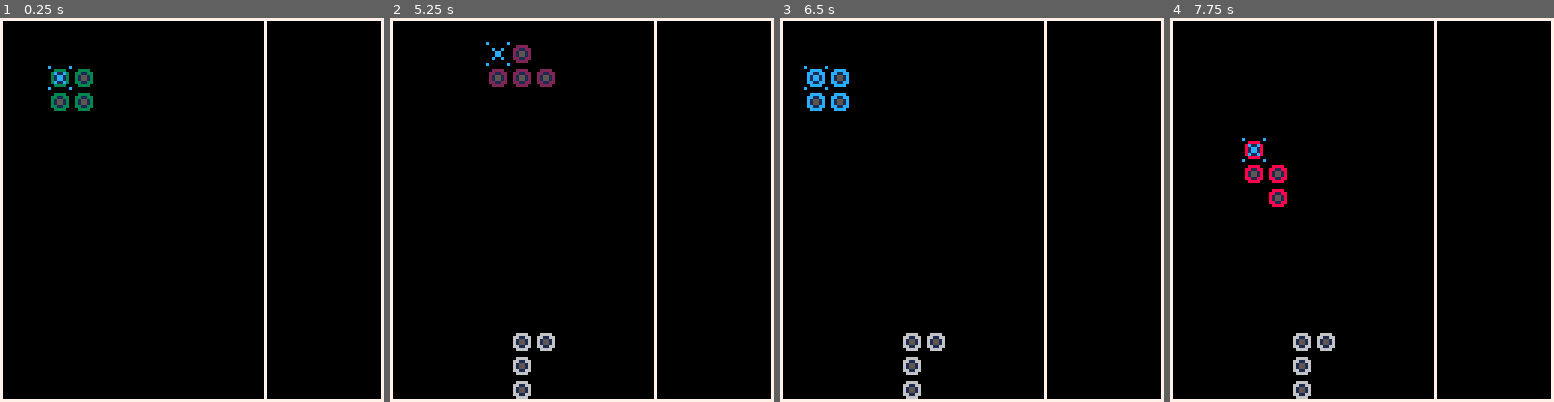
Above: before the commit, frames 1-4 (left to right).
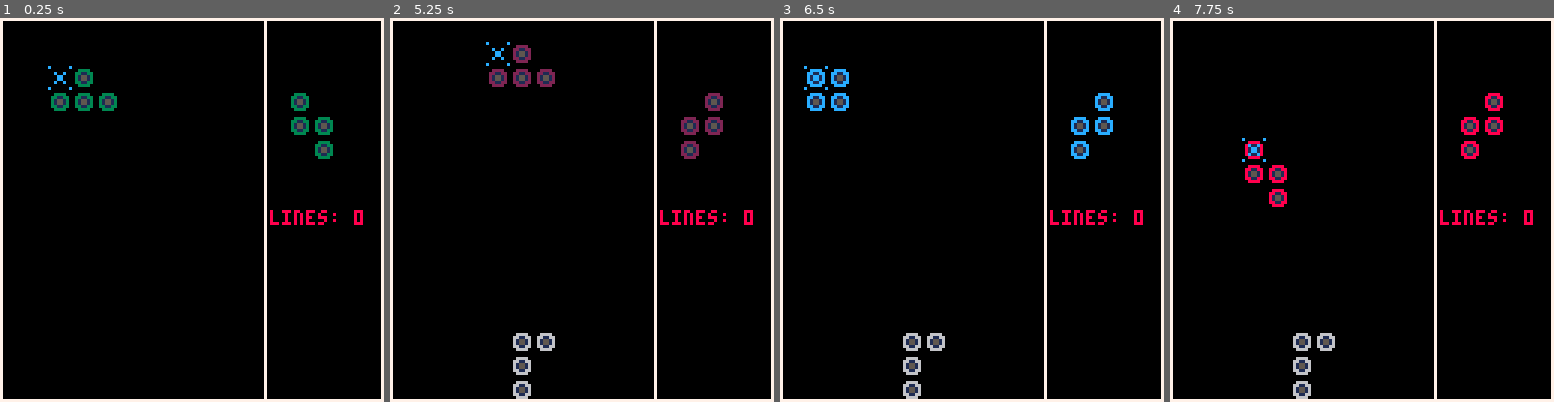
Above: after the commit, the same moments.

Repository: eduszesz/letris
Game: PICO-8 cartridge letris.p8
The game is run twice, just before and just after one commit, with the same random seed, the same clock (stepped at 60 frames per second) and the same inputs.
Inputs:
- Up to frame 1 (0.25 s): no input
- Up to frame 2 (5.25 s): tap O (Z key) at 0.33, 0.7, 1.43, 2.22, 3.1, 3.98, 4.87 s; tap X (X key) at 1.07, 2.07, 2.4, 2.73, 3.07, 3.4, 3.73, 4.07, 4.4, 4.73, 5.07 s; hold Left 1.97-2.37 s; hold Down 2.42-2.82 s; hold Right 2.87-3.53 s; hold Right 4.13-4.53 s; hold Down 4.58-5.08 s; hold Left from 5.13 s (still down)
- Up to frame 3 (6.5 s): tap X (X key) every 0.33 s from 5.4 to 6.4 s; tap O (Z key) at 5.75 s; release Left at 5.8 s; hold Left from 6.23 s (still down)
- Up to frame 4 (7.75 s): release Left at 6.63 s; tap O (Z key) at 6.63, 7.52 s; hold Down 6.68-7.08 s; tap X (X key) every 0.33 s from 6.73 to 7.73 s; hold Right from 7.13 s (still down)

The runs differ from the first frame. In frame 1, 1.5% of the frame differs, in the area x 13-95%, y 13-54%; in frame 2, 1.1%; in frame 3, 1.1%; in frame 4, 1.1%.

Commit message:
movement check and lines

Diff:
--- a/letris.p8
+++ b/letris.p8
@@ -28,15 +28,15 @@
 	cp={p1,p2,p3,p4,p5,p6,p7,p8,
 		p9,p10,p11,p12,p13,p14,p15}
 	co=flr(rnd(15)+1)
-	p=cp[1]
-
+	p=cp[flr(rnd(15)+1)]
+	np=cp[flr(rnd(15)+1)]
+	lines=0
 	-------------------------
 	-- arrays for direction up, down, left, right
 	a_dirx={-1,1,0,0,1,1-1,-1}
 	a_diry={0,0,-1,1,-1,1,1-1}
 	----------------------------
 
-
 end
 
 function _update()
@@ -52,11 +52,13 @@
 		rt=30
 	end
 
-	if btnp(0) and px>2 then
+	if btnp(0) and px>2
+		and (not check_xl())  then
 		px-=8
 	end
 
-	if btnp(1) and px<(88-le()) then
+	if btnp(1) and px<(88-le())
+		and (not check_xr()) then
 		px+=8
 	end
 
@@ -75,15 +77,19 @@
 		end
 	end
 
+	check_lines()
+
 end
 
 function _draw()
 	cls()
 	pal(14,co)
-	draw_p(p)
+	draw_p(p,px,py)
+	draw_p(np,96,24)
 	rect(0,0,127,127,7)
 	rect(0,0,88,127,7)
 	spr(3,px,py)
+	print("lines: "..lines,90,64,8)
 	fix()
 	map()
 
@@ -94,8 +100,9 @@
 	--print("l="..(px+le()),100,110,8)
 end
 
-function draw_p(_p)
+function draw_p(_p,_x,_y)
 	local p=_p
+	local px,py=_x,_y
 	for i=1,#p do
 		for j=1,#p[i] do
 			if p[i][j]==1 then
@@ -168,7 +175,7 @@
 
 function fix()
 	local x,y=px/8,py/8
-	if (he()+py)>120 or check_col() then
+	if (he()+py)>120 or check_y() then
 		for i=1,#p do
 			for j=1,#p[i] do
 				if p[i][j]==1 then
@@ -177,18 +184,19 @@
 			end
 		end
 		px,py=40,8
-		p=cp[flr(rnd(15)+1)]
-	end
-end
-
-function check_col()
+		p=np
+		np=cp[flr(rnd(15)+1)]
+	end
+end
+
+function check_y()
 	local x,y=px/8,py/8
 	for i=1,#p do
 		for j=1,#p[i] do
 			if p[i][j]==1 then
 				for k=1,4 do
 					local dx,dy=a_dirx[k],a_diry[k]
-					if mget(x+(j-1)+dx,y+(i-1)+dy)==2 then
+					if mget(x+(j-1),y+(i-1)+dy)==2 then
 						return true
 					end
 				end
@@ -197,6 +205,52 @@
 	end
 end
 
+function check_xr()
+	local x,y=px/8,py/8
+	for i=1,#p do
+		for j=1,#p[i] do
+			if p[i][j]==1 then
+				local dx=1
+				if mget(x+(j-1)+dx,y+(i-1))==2 then
+					return true
+				end
+			end
+		end
+	end
+end
+
+function check_xl()
+	local x,y=px/8,py/8
+	for i=1,#p do
+		for j=1,#p[i] do
+			if p[i][j]==1 then
+				local dx=-1
+				if mget(x+(j-1)+dx,y+(i-1))==2 then
+					return true
+				end
+			end
+		end
+	end
+end
+
+function check_lines()
+
+	for y=0,16 do
+		local s=0
+		for x=0,10 do
+			if mget(x,y)==2 then
+				s+=1
+			end
+			if s==11 then
+				s=0
+				lines+=1
+				for k=0,10 do
+					mset(k,y,0)
+				end
+			end
+		end
+	end
+end
 __gfx__
 000000000000000000000000c000000c000000000000000000000000000000000000000000000000000000000000000000000000000000000000000000000000
 0000000000eeee000066660000000000000000000000000000000000000000000000000000000000000000000000000000000000000000000000000000000000
